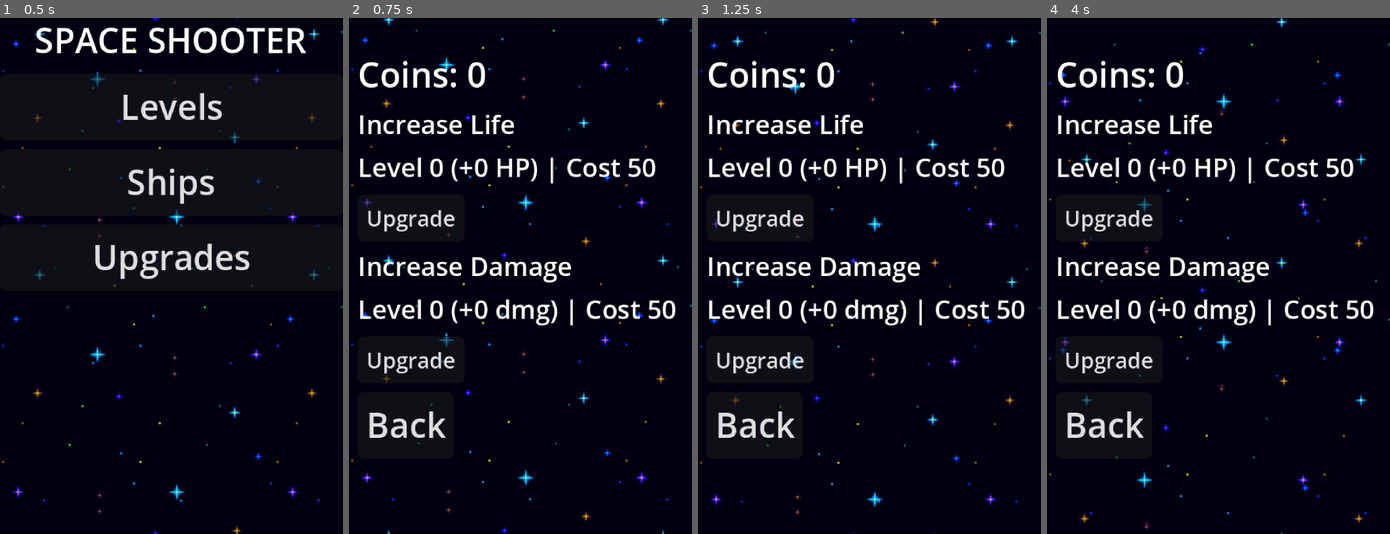
Above: before the commit, frames 1-4 (left to right).
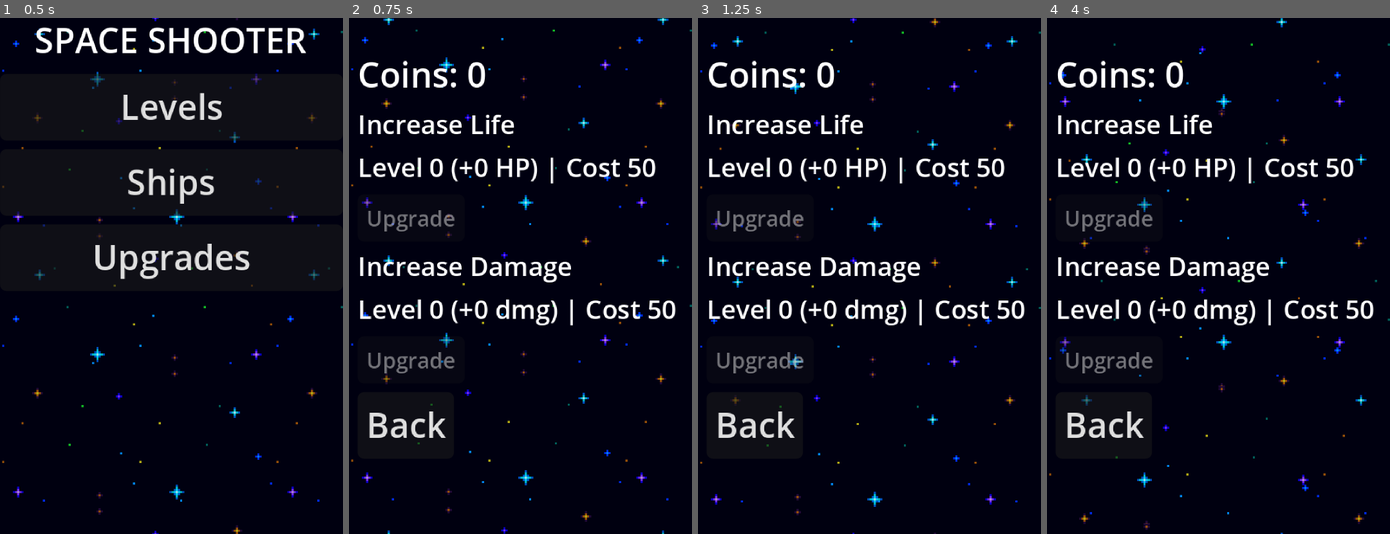
Above: after the commit, the same moments.

Repository: Nicolasult/SpaceShooterPOC
Game: Godot game, scene res://content/ui/main_menu.tscn
Two runs of this game, one before a commit and one after it. Both use one fixed random seed, a clock stepped at 60 frames per second and the inputs below.
Inputs:
- Up to frame 1 (0.5 s): no input
- Up to frame 2 (0.75 s): click "Upgrades" at 0.5 s
- Up to frame 3 (1.25 s): no input
- Up to frame 4 (4 s): hold Right (ui_right) 1.28-2.03 s; hold Down (ui_down) 2.03-2.78 s; hold Right (ui_right) 2.78-3.53 s; hold Up (ui_up) from 3.53 s (still down)

Frame 1 is identical in both runs. In frame 2, 0.9% of the frame differs, in the area x 3-31%, y 34-71%; in frame 3, 0.8%; in frame 4, 0.9%, in the area x 3-31%, y 34-70%.
Error before the commit: Invalid access to property or key 'pressed' on a base object of type 'null instance'. (res://content/ui/upgrades_menu.gd:13)

Commit message:
update upgrades menu to fix issues

Diff:
--- a/content/ui/upgrades_menu.gd
+++ b/content/ui/upgrades_menu.gd
@@ -2,12 +2,12 @@
 
 @export var back_scene_path: String = "res://content/ui/main_menu.tscn"
 
-@onready var _coins: Label       = $VBox/Coins
-@onready var _life_info: Label   = $VBox/LifeRow/LifeInfo
-@onready var _btn_life: Button   = $VBox/LifeRow/BtnLife
-@onready var _dmg_info: Label    = $VBox/DamageRow/DamageInfo
-@onready var _btn_dmg: Button    = $VBox/DamageRow/BtnDamage
-@onready var _btn_back: Button   = $VBox/BtnBack
+@onready var _coins: Label       = $MarginContainer/VBox/Coins
+@onready var _life_info: Label   = $MarginContainer/VBox/LifeInfo
+@onready var _btn_life: Button   = $MarginContainer/VBox/BtnLife
+@onready var _dmg_info: Label    = $MarginContainer/VBox/DamageInfo
+@onready var _btn_dmg: Button    = $MarginContainer/VBox/BtnDamage
+@onready var _btn_back: Button   = $MarginContainer/VBox/BtnBack
 
 func _ready() -> void:
 	_btn_back.pressed.connect(_on_back)
